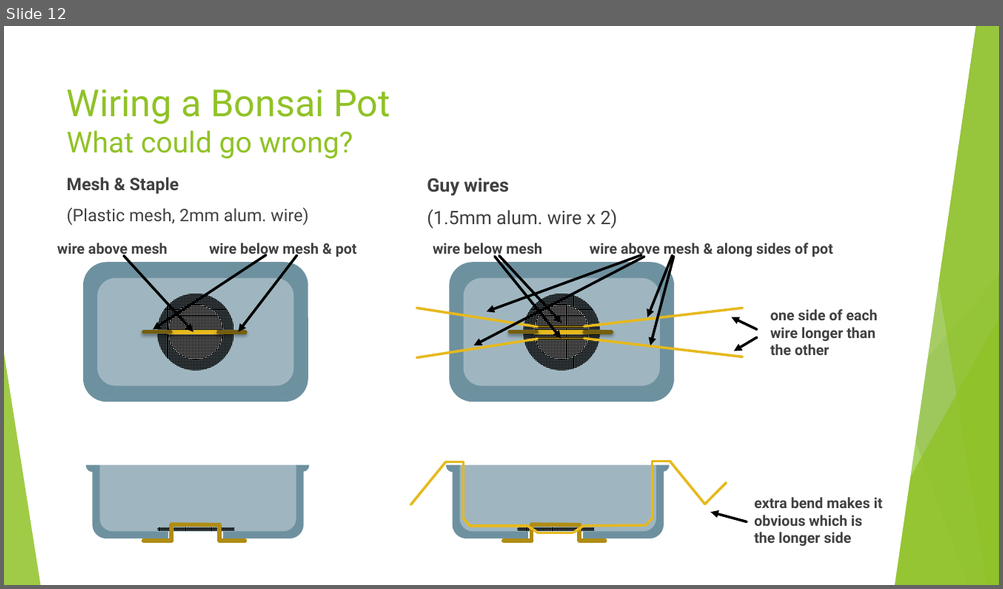
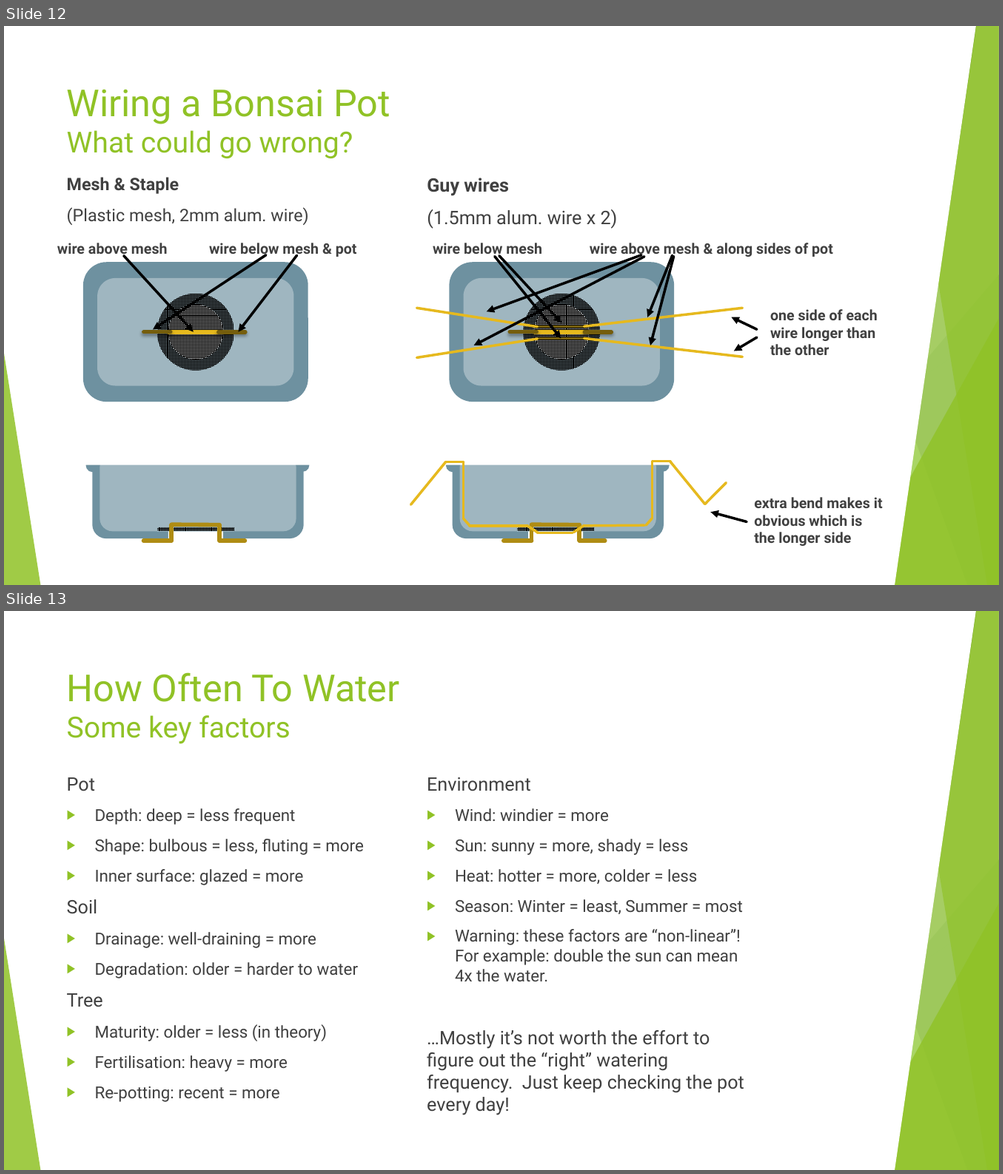
Before and after one commit to AlexLabram/Bonsai, a slide deck: Courseware/Bonsai Evening A (2024-07-04).pptx. Shown one above the other, each under a label of ours: slide 12 before the commit, slides 12 and 13 after it. The pictures are 1003x589 and 1003x1174 pixels, drawn with LibreOffice and Linux fonts; fonts in the diff are those of the drawing. Boxes give left, top, right and bottom in pixels: in the first picture for what was removed or moved away, otherwise in the second. Text is boxed around its words. In the diff, an @@ line names an element or a change of style, - is before the commit and + after.

Commit message:
Added "when to water" slide to running deck Cross-updated event deck

```diff
--- a/Courseware/Bonsai Evening A (2024-07-04).pptx
+++ b/Courseware/Bonsai Evening A (2024-07-04).pptx
@@ slide 13 added at (4, 611, 999, 1170), background #FFFFFF; not listed: 10 template elements that a slide beside it also shows @@
@@ parallelogram added at (561, 611, 975, 1170), fill #FFFFFF, outline #FFFFFF 1.5 pt @@
@@ title added at (67, 672, 399, 744), 36 pt, text #90C226 @@
+How Often To Water
+Some key factors
@@ text added at (67, 777, 364, 1102), 16 pt, text #404040 @@
+Pot
+▶ Depth: deep = less frequent
+▶ Shape: bulbous = less, fluting = more
+▶ Inner surface: glazed = more
+Soil
+▶ Drainage: well-draining = more
+▶ Degradation: older = harder to water
+Tree
+▶ Maturity: older = less (in theory)
+▶ Fertilisation: heavy = more
+▶ Re-potting: recent = more
@@ text added at (427, 777, 744, 1116), 16 pt, text #404040 @@
+Environment
+▶ Wind: windier = more
+▶ Sun: sunny = more, shady = less
+▶ Heat: hotter = more, colder = less
+▶ Season: Winter = least, Summer = most
+▶ Warning: these factors are “non-linear”! For example: double the sun can mean 4x the water.
+…Mostly it’s not worth the effort to figure out the “right” watering frequency. Just keep checking the pot every day!
```
Also in this commit, not shown: 1 other file.
